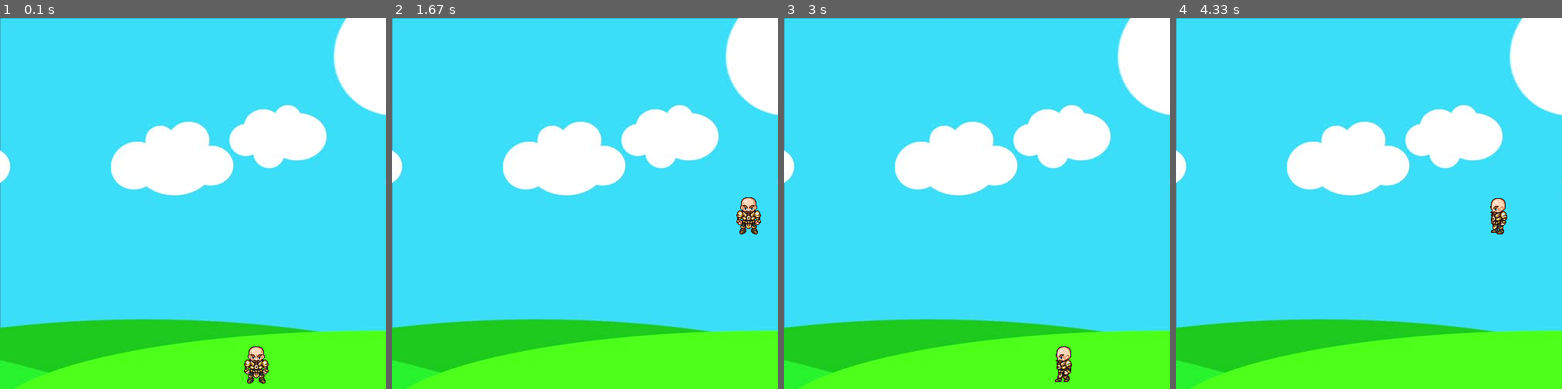
Above: before the commit, frames 1-4 (left to right).
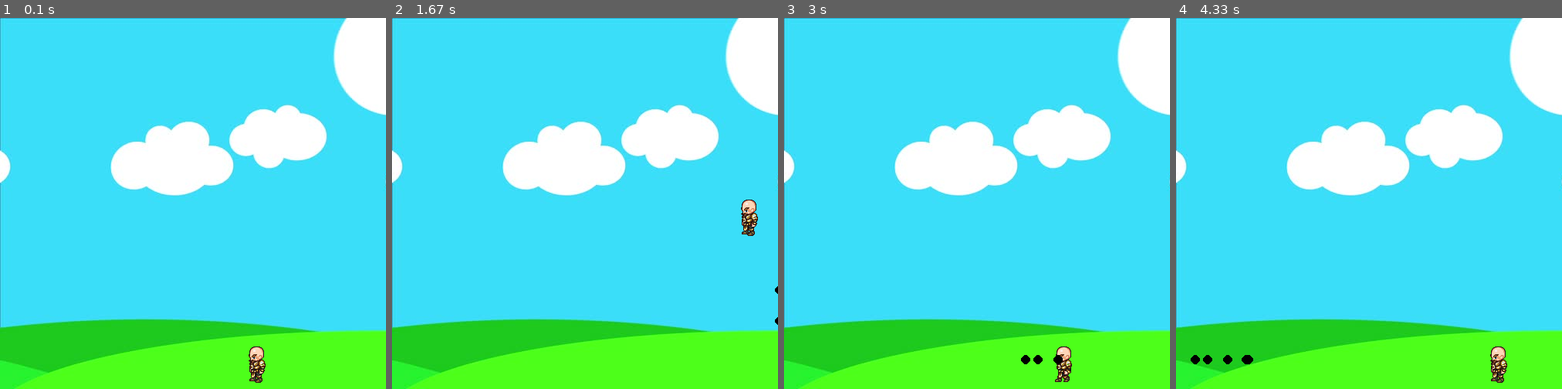
Above: after the commit, the same moments.

Repository: rumothy/pygame-tutorial
Game: pygame game, started from fistGame.py
The game is run twice, just before and just after one commit, with the same random seed, the same clock (stepped at 60 frames per second) and the same inputs.
Inputs:
- Up to frame 1 (0.1 s): no input
- Up to frame 2 (1.67 s): hold Space 0.33-0.8 s; hold Right 0.33-0.8 s; hold Right 0.83-1.3 s; tap Space at 0.9, 1.2, 1.4 s; hold Up 1.33-1.63 s
- Up to frame 3 (3 s): hold Right 1.67-2.13 s; tap Space at 1.73, 2.03, 2.23, 2.53, 2.8 s; hold Left 2.17-2.7 s; hold Left from 2.73 s (still down)
- Up to frame 4 (4.33 s): tap Space at 3.1, 3.23, 3.63, 3.93, 4.3 s; release Left at 3.13 s; hold Up 3.17-3.53 s; hold Right 3.57-4.2 s; hold Left from 4.23 s (still down)

The runs differ from the first frame. In frame 1, 0.4% of the frame differs, in the area x 63-70%, y 88-99%; in frame 2, 0.4%; in frame 3, 0.1%; in frame 4, 0.9%, in the area x 3-86%, y 48-99%.

Commit message:
5 Projectiles - end

Diff:
--- a/fistGame.py
+++ b/fistGame.py
@@ -50,19 +50,37 @@
         self.left = False
         self.right = False
         self.walkCount = 0
+        self.standing = True
 
     def draw(self, win):
         if self.walkCount + 1 >= 27:
             self.walkCount = 0
 
-        if self.left:
-            win.blit(walkLeft[self.walkCount//3], (self.x, self.y))
-            self.walkCount += 1
-        elif self.right:
-            win.blit(walkRight[self.walkCount//3], (self.x, self.y))
-            self.walkCount += 1
+        if not(self.standing):
+            if self.left:
+                win.blit(walkLeft[self.walkCount//3], (self.x, self.y))
+                self.walkCount += 1
+            elif self.right:
+                win.blit(walkRight[self.walkCount//3], (self.x, self.y))
+                self.walkCount += 1
         else:
-            win.blit(char, (self.x, self.y))
+            if self.right:
+                win.blit(walkRight[0], (self.x, self.y))
+            else:
+                win.blit(walkLeft[0], (self.x, self.y))
+
+
+class projectile(object):
+    def __init__(self, x, y, radius, color, facing):
+        self.x = x
+        self.y = y
+        self.radius = radius
+        self.color = color
+        self.facing = facing
+        self.vel = 8 * facing
+
+    def draw(self, win):
+        pygame.draw.circle(win, self.color, (self.x, self.y), self.radius)
 
 
 screenWidth = 500
@@ -71,11 +89,15 @@
 def redrawGameWindow():
     win.blit(bg, (0, 0))
     man.draw(win)
+    for bullet in bullets:
+        bullet.draw(win)
+
     pygame.display.update()
 
 
 # main loop
 man = player(300, 410, 64, 64)
+bullets = []
 run = True
 while run:
     clock.tick(27)
@@ -84,23 +106,44 @@
         if event.type == pygame.QUIT:
             run = False
 
+    for bullet in bullets:
+        if bullet.x < 500 and bullet.x > 0:
+            bullet.x += bullet.vel
+        else:
+            bullets.pop(bullets.index(bullet))
+
     keys = pygame.key.get_pressed()
+
+    if keys[pygame.K_SPACE]:
+        if man.left:
+            facing = -1
+        else:
+            facing = 1
+        if len(bullets) < 5:
+            bullets.append(
+                projectile(
+                    round(man.x + man.width//2),
+                    round(man.y + man.height//2),
+                    6,
+                    (0, 0, 0),
+                    facing))
 
     if keys[pygame.K_LEFT] and man.x > man.vel:
         man.x -= man.vel
         man.left = True
         man.right = False
+        man.standing = False
     elif keys[pygame.K_RIGHT] and man.x < screenWidth - man.width - man.vel:
         man.x += man.vel
         man.right = True
         man.left = False
+        man.standing = False
     else:
-        man.right = False
-        man.left = False
+        man.standing = True
         man.walkCount = 0
 
     if not(man.isJump):
-        if keys[pygame.K_SPACE]:
+        if keys[pygame.K_UP]:
             man.isJump = True
             man.right = False
             man.left = False
